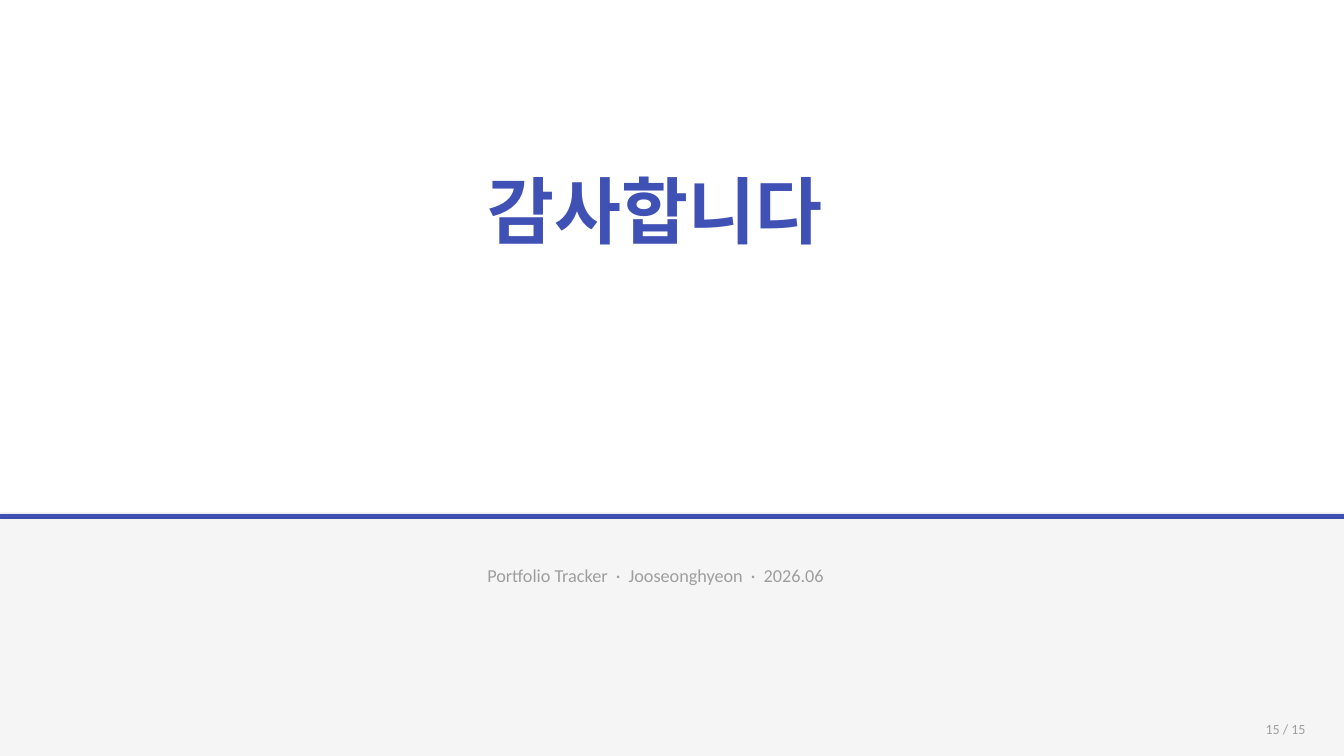
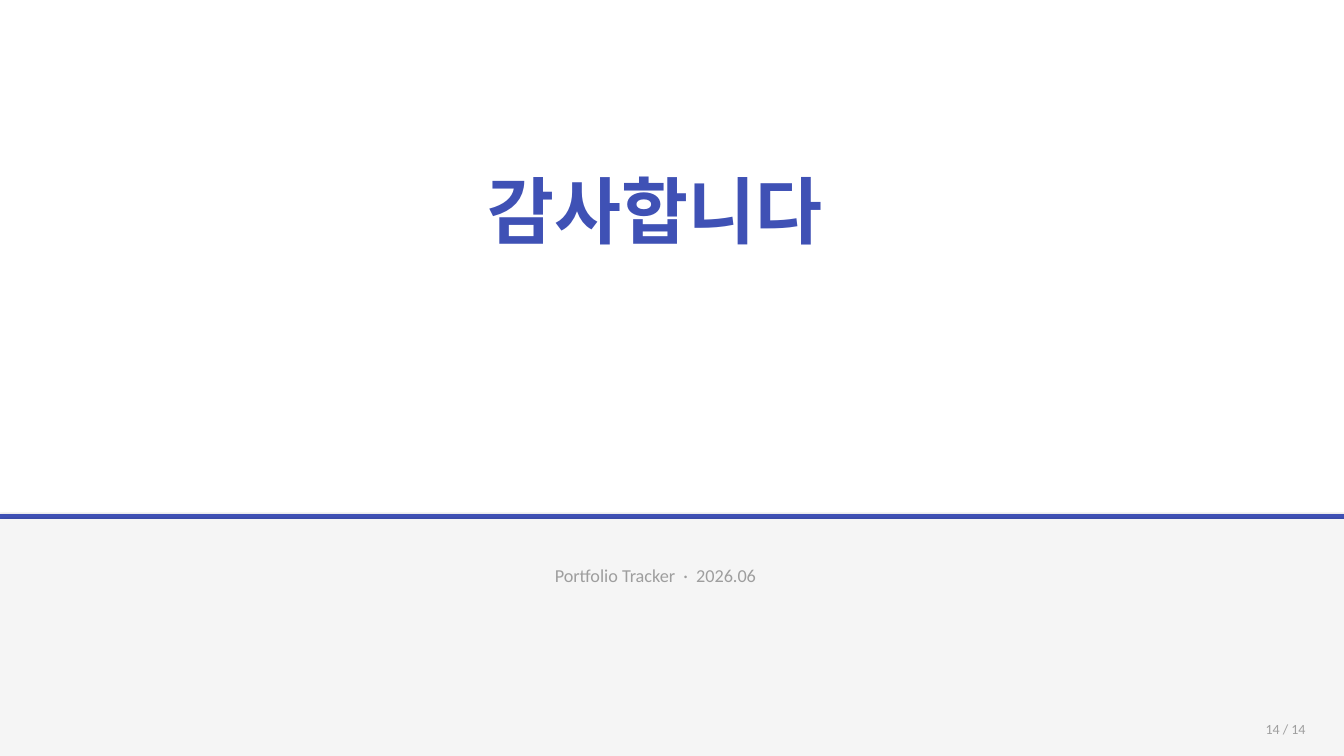
Before and after one commit to 2022136020/project_c, a slide deck: slide 14 of portfolio-tracker/presentation/portfolio-tracker-final.pptx (slide 15 before the commit). Drawn at 1344x756 pixels with LibreOffice and Linux fonts; fonts in the diff are those of the drawing. Boxes give left, top, right and bottom in pixels: in the first picture for what was removed or moved away, otherwise in the second. Text is boxed around its words. In the diff, an @@ line names an element or a change of style, - is before the commit and + after.

```diff
--- a/portfolio-tracker/presentation/portfolio-tracker-final.pptx
+++ b/portfolio-tracker/presentation/portfolio-tracker-final.pptx
@@ text at (x1=555, y1=569, x2=756, y2=582): text changed @@
-Portfolio Tracker · Jooseonghyeon · 2026.06
+Portfolio Tracker · 2026.06
@@ text at (x1=1266, y1=725, x2=1305, y2=734): text changed @@
-15 / 15
+14 / 14
```
Also in this commit, not shown: 13 other slides changed, 1 slide removed, 2 other files.
